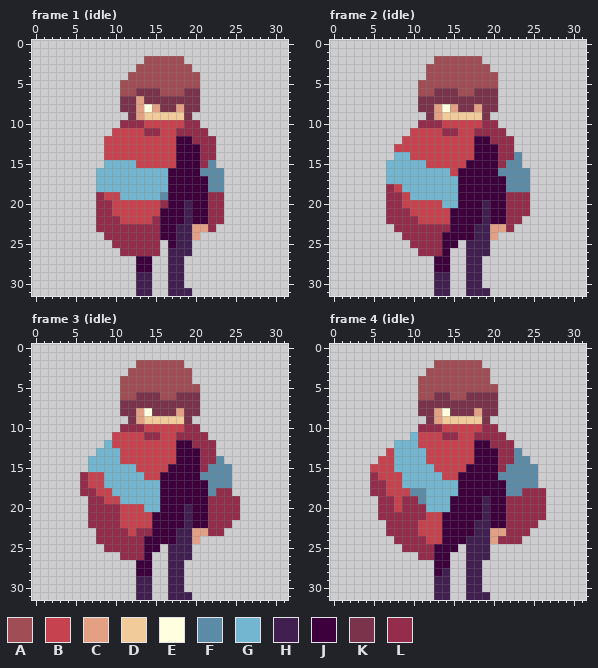
Edited in one commit: pixel-art file (__aseprite__/player.aseprite). The picture above is the old version.
32x32 pixels, 15 frames. Shown: frame 1 (idle), frame 2 (idle), frame 3 (idle), frame 4 (idle). The commit also changed other frames, which this record leaves out.
Visible layers, top first: "down/cape", "down/character".
Palette (. is transparent): A #a14d55  B #c7424f  C #e3a084  D #f2cb9b  E #ffffe0  F #5c8ba8  G #72b6cf  H #412051  J #3d003d  K #7b334c  L #942c4b
Pixels before, frame 1 (idle), first column x 8:
 2 ......AAAAA.....
 3 .....AAAAAAA....
 4 ....AAAAAAAAA...
 5 ...AAAAAAAAAA...
 6 ...AAKKKAAAKK...
 7 ...KKCKKKKKKK...
 8 ...KKCECKKCKK...
 9 ....KCDDDDDK....
10 ...LLLBBBBBLL...
11 ..BBBBLLBBLLLL..
12 .BBBBBBBBBJJLLL.
13 .BBBBBBBBBJJJLL.
14 .BBBBBBBBBJJJLL.
15 .GGGGBBBBBJJJLF.
16 GGGGGGGGGJJJJFFF
17 GGGGGGGGGJJJJJFF
18 GGGGGGGGGJJJJJFF
19 LBBGGGGGFJJJJJLL
20 LLBBBBBBLJJHJJLL
21 LLBBBBBBJJJHJJLL
22 LLLBBBBLJJJHJJLL
23 LLLLLLLLJJHHCCL.
24 .LLLLLLLJJHHC...
25 ..LLLLLL.JHH....
26 ...LLLLL.HHH....
27 .....JJ..HH.....
28 .....JJ..HH.....
29 .....HH..HH.....
30 .....HH..HH.....
31 .....HH..HHH....
Pixels before, frame 2 (idle), first column x 7:
 2 ......AAAAAA......
 3 .....AAAAAAAA.....
 4 .....AAAAAAAAA....
 5 ....AAAAAAAAAA....
 6 ....AAKKKAAKKK....
 7 ....KKKKKKKKKK....
 8 ....KKCECKKCKK....
 9 .....KCDDDDDK.....
10 ....LLLBBBBBLL....
11 ...BBBBLLBBLLLL...
12 ..BBBBBBBBBJJLLL..
13 .BBBBBBBBBBJJJLL..
14 .GGBBBBBBBBJJJLLF.
15 GGGGGBBBBBJJJJLFF.
16 GGGGGGGGBJJJJJFFFF
17 GGGGGGGGGJJJJJJFFF
18 LBGGGGGGGJJJJJJFFF
19 LLBGGGGGGJJJJJJLLL
20 LLBBBBBGGJJJHJJLLL
21 LLLBBBBBJJJJHJJLLL
22 LLLLBBBBJJJJHJJLL.
23 .LLLLLLLJJJHHCCL..
24 ..LLLLLJJJJHHC....
25 ...LLLLJJ.HHH.....
26 ....LLLJ..HHH.....
27 ......JJ..HH......
28 ......JJ..HH......
29 ......HH..HH......
30 ......HH..HH......
31 ......HH..HHH.....
Pixels before, frame 3 (idle), first column x 6:
 2 .......AAAAAA.......
 3 ......AAAAAAAA......
 4 .....AAAAAAAAA......
 5 .....AAAAAAAAAA.....
 6 .....AAKKKAAKKK.....
 7 .....KKKKKKKKKK.....
 8 .....KKCEKKKCKK.....
 9 ......KCDDDDDK......
10 .....LLLBBBBBLL.....
11 ....BBBBLLBBLLLL....
12 ...GBBBBBBBBJJLLL...
13 ..GGGBBBBBBBJJJLL...
14 .GGGGBBBBBBBJJJLLF..
15 .GGGGGGBBBBJJJJLFFF.
16 LBBGGGGGBBJJJJJFFFF.
17 LBBGGGGGGGJJJJJJFFF.
18 LLBBGGGGGGJJJJJJFLL.
19 .LLBBGGGGGJJJJJJLLLL
20 .LLLLBBBGGJJJHJJLLLL
21 .LLLLBBBBJJJJHJJLLLL
22 .LLLLBBBBJJJJHJJLLL.
23 ..LLLLBLLJJJHHCCLL..
24 ..LLLLLLJJJJHHC.....
25 ...LLLLLJJ.HHH......
26 .....LLLJ..HHH......
27 .......JJ..HH.......
28 .......JJ..HH.......
29 .......HH..HH.......
30 .......HH..HH.......
31 .......HH..HHH......
Pixels before, frame 4 (idle), first column x 5:
 2 ........AAAAAA........
 3 .......AAAAAAAA.......
 4 ......AAAAAAAAA.......
 5 ......AAAAAAAAAA......
 6 ......AAKKAAKKKK......
 7 ......KKKKKKKKKK......
 8 ......KKCEKKKCKK......
 9 .......KCDDDDDK.......
10 ......LLLBBBBBLL......
11 .....GBBBLLBBLLLL.....
12 ...GGGBBBBBBBJJLLL....
13 ..BGGGGBBBBBBJJJLLF...
14 .BBGGGGBBBBBBJJJLLFF..
15 BBBGGGGGBBBBJJJJLFFFF.
16 LBBBGGGGGBBJJJJJFFFFF.
17 LLBBGGGGGGGJJJJJJFFFF.
18 LLBBBFFGGGGJJJJJJFFLLL
19 .LLBLLFGGGJJJJHJJLLLLL
20 .LLBLLLGGGJJJJHJJLLLLL
21 .LLLLLLBBJJJJJHJJLLLLL
22 ..LLLLBBBJJJJHHJJLLLL.
23 ..LLLLBBBJJJJHHCCLLL..
24 ...LLLLBBJJJHHHCLLL...
25 ....LLLLJJJ.HHH.......
26 ......LLJJ..HHH.......
27 ........JJ..HH........
28 ........JH..HH........
29 ........HH..HH........
30 ........HH..HH........
31 ........HH..HHH.......
The same view after the edit:
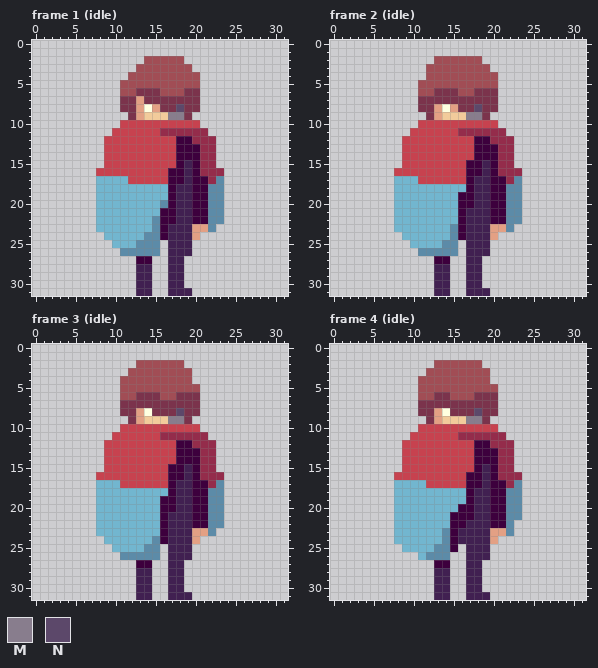
Colours new in this view: M #887d8d  N #5c486a
Edits made:
Frame 1 (idle), layers "down/cape", "down/character":
y 8: x 18 C -> N
y 9: x 17..18 DD -> MM
y 10: x 11..13 LLL -> BBB; x 19..20 LL -> BB
y 11: x 14..17 LLBB -> BBLL
y 15: x 9..12 GGGG -> BBBB; x 19 J -> H; x 22 F -> L
y 16: x 8..16 GGGGGGGGG -> BBBBBBBBB; x 19 J -> H; x 21..23 FFF -> LLL
y 17: x 12..16 GGGGG -> BBBBB; x 19 J -> H; x 22 F -> L
y 18: x 18..19 JJ -> HH
y 19: x 8..10 LBB -> GGG; x 16 F -> G; x 18..19 JJ -> HH; x 22..23 LL -> FF
y 20: x 8..16 LLBBBBBBL -> GGGGGGGGF; x 18 J -> H; x 22..23 LL -> FF
y 21: x 8..15 LLBBBBBB -> GGGGGGGG; x 18 J -> H; x 22..23 LL -> FF
y 22: x 8..15 LLLBBBBL -> GGGGGGGF; x 18 J -> H; x 22..23 LL -> FF
y 23: x 8..15 LLLLLLLL -> GGGGGGGF; x 17 J -> H; x 22 L -> F
y 24: x 9..15 LLLLLLL -> GGGGGFF; x 17 J -> H
y 25: x 10..15 LLLLLL -> GGGFFF; x 17 J -> H
y 26: x 11..15 LLLLL -> FFFFF
y 28: x 13..14 JJ -> HH
Frame 2 (idle), layers "down/cape", "down/character":
y 8: x 18 C -> N
y 9: x 17..18 DD -> MM
y 10: x 11..13 LLL -> BBB; x 19..20 LL -> BB
y 11: x 14..17 LLBB -> BBLL
y 13: x 8 B -> .
y 14: x 8..9 GG -> .B; x 23 F -> .
y 15: x 7..11 GGGGG -> ..BBB; x 19 J -> H; x 22..23 FF -> L.
y 16: x 7..14 GGGGGGGG -> .BBBBBBB; x 16 J -> B; x 19 J -> H; x 21..24 FFFF -> LLL.
y 17: x 7 G -> .; x 11..16 GGGGGJ -> BBBBBB; x 18..19 JJ -> HH; x 22 F -> L; x 24 F -> .
y 18: x 7..8 LB -> .G; x 16 J -> G; x 18..19 JJ -> HH; x 24 F -> .
y 19: x 7..9 LLB -> .GG; x 18..19 JJ -> HH; x 22..24 LLL -> FF.
y 20: x 7..13 LLBBBBB -> .GGGGGG; x 18 J -> H; x 22..24 LLL -> FF.
y 21: x 7..15 LLLBBBBBJ -> .GGGGGGGG; x 17..18 JJ -> HH; x 22..24 LLL -> FF.
y 22: x 7..15 LLLLBBBBJ -> .GGGGGGGG; x 17..18 JJ -> HH; x 22..23 LL -> FF
y 23: x 8..15 LLLLLLLJ -> GGGGGGGF; x 17 J -> H; x 22 L -> F
y 24: x 9..15 LLLLLJJ -> GGGGGGF; x 17 J -> H
y 25: x 10..15 LLLLJJ -> GGGGFF
y 26: x 11..15 LLLJ. -> FFFFF
y 28: x 13..14 JJ -> HH
Frame 3 (idle), layers "down/cape", "down/character":
y 8: x 18 C -> N
y 9: x 17..18 DD -> MM
y 10: x 11..13 LLL -> BBB; x 19..20 LL -> BB
y 11: x 14..17 LLBB -> BBLL
y 12: x 9 G -> B
y 13: x 8..10 GGG -> .BB
y 14: x 7..10 GGGG -> ..BB; x 23 F -> .
y 15: x 7..12 GGGGGG -> ..BBBB; x 19 J -> H; x 22..24 FFF -> L..
y 16: x 6..7 LB -> ..; x 9..13 GGGGG -> BBBBB; x 16 J -> B; x 19 J -> H; x 21..24 FFFF -> LLL.
y 17: x 6..8 LBB -> ..G; x 11..16 GGGGGJ -> BBBBBB; x 18..19 JJ -> HH; x 22 F -> L; x 24 F -> .
y 18: x 6..9 LLBB -> ..GG; x 16 J -> G; x 18..19 JJ -> HH; x 23..24 LL -> F.
y 19: x 7..10 LLBB -> .GGG; x 18..19 JJ -> HH; x 22..25 LLLL -> FF..
y 20: x 7..13 LLLLBBB -> .GGGGGG; x 18 J -> H; x 22..25 LLLL -> FF..
y 21: x 7..15 LLLLBBBBJ -> .GGGGGGGG; x 17..18 JJ -> HH; x 22..25 LLLL -> FF..
y 22: x 7..15 LLLLBBBBJ -> .GGGGGGGG; x 17..18 JJ -> HH; x 22..24 LLL -> FF.
y 23: x 8..15 LLLLBLLJ -> GGGGGGGG; x 17 J -> H; x 22..23 LL -> F.
y 24: x 8..15 LLLLLLJJ -> .GGGGGGF; x 17 J -> H
y 25: x 9..15 LLLLLJJ -> .GGGGFF
y 26: x 11..15 LLLJ. -> FFFFF
y 28: x 13..14 JJ -> HH
Frame 4 (idle), layers "down/cape", "down/character":
y 6: x 17 K -> A
y 8: x 18 C -> N
y 9: x 17..18 DD -> MM
y 10: x 11..13 LLL -> BBB; x 19..20 LL -> BB
y 11: x 10 G -> B; x 14..17 LLBB -> BBLL
y 12: x 8..10 GGG -> .BB
y 13: x 7..11 BGGGG -> ..BBB; x 23 F -> .
y 14: x 6..11 BBGGGG -> ...BBB; x 23..24 FF -> ..
y 15: x 5..12 BBBGGGGG -> ....BBBB; x 17 J -> B; x 19 J -> H; x 22..25 FFFF -> L...
y 16: x 5..7 LBB -> ...; x 9..13 GGGGG -> BBBBB; x 16 J -> B; x 19 J -> H; x 21..25 FFFFF -> LLL..
y 17: x 5..8 LLBB -> ...G; x 12..16 GGGGJ -> BBBBB; x 19 J -> H; x 22 F -> L; x 24..25 FF -> ..
y 18: x 5..11 LLBBBFF -> ...GGGG; x 16 J -> G; x 18..19 JJ -> HH; x 24..26 LLL -> ...
y 19: x 6..11 LLBLLF -> ..GGGG; x 15..16 JJ -> GG; x 18 J -> H; x 22..26 LLLLL -> FF...
y 20: x 6..11 LLBLLL -> ..GGGG; x 15 J -> G; x 18 J -> H; x 22..26 LLLLL -> FF...
y 21: x 6..14 LLLLLLBBJ -> ..GGGGGGG; x 18 J -> H; x 22..26 LLLLL -> FF...
y 22: x 7..14 LLLLBBBJ -> .GGGGGGG; x 17 J -> H; x 22..25 LLLL -> F...
y 23: x 7..14 LLLLBBBJ -> .GGGGGGF; x 16..17 JJ -> HH; x 22..24 LLL -> F..
y 24: x 8..14 LLLLBBJ -> GGGGGGF; x 16 J -> H; x 21..23 LLL -> ...
y 25: x 9..14 LLLLJJ -> GGGGFF
y 26: x 11..14 LLJJ -> GFFF
y 28: x 13 J -> H
Boxes around the changes in both pictures, in picture pixels (x1, y1, x2, y2):
changed: (120, 104, 200, 136)
changed: (96, 160, 224, 272)
changed: (386, 104, 530, 272)
changed: (80, 408, 240, 576)
changed: (370, 392, 546, 576)
